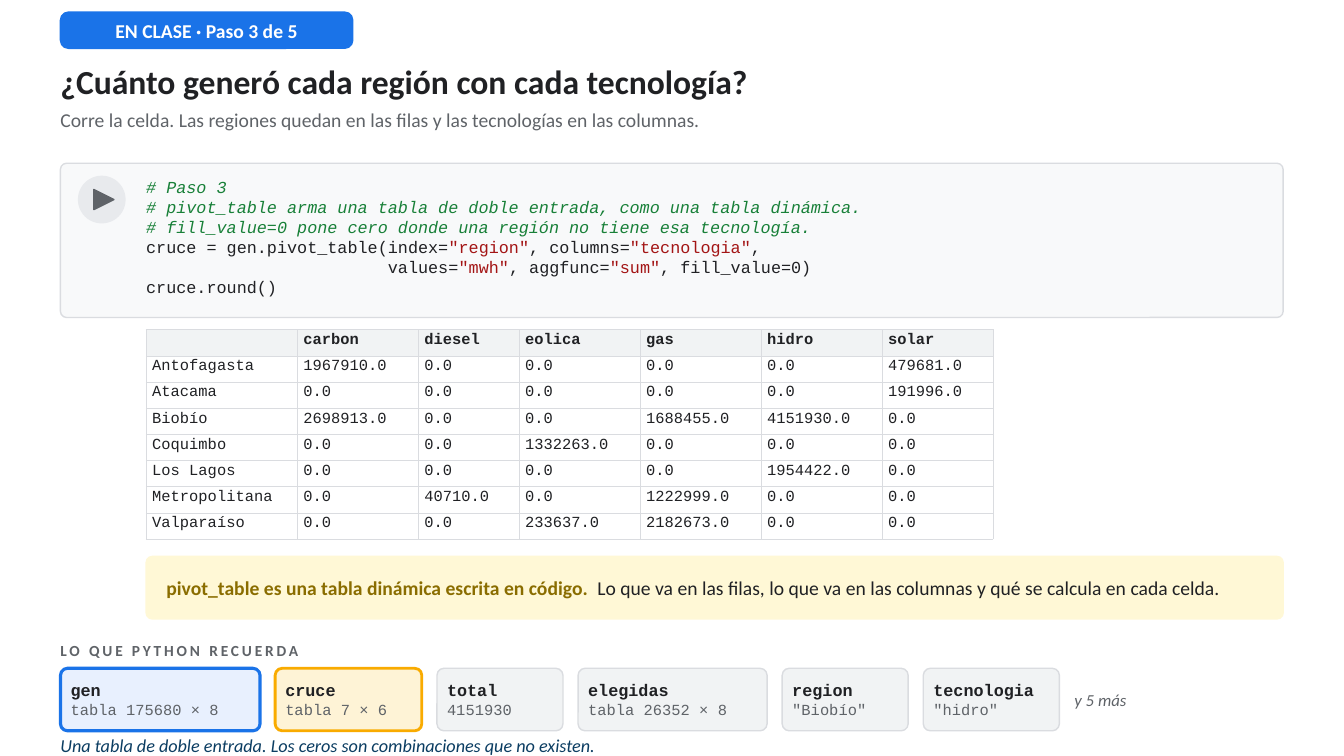
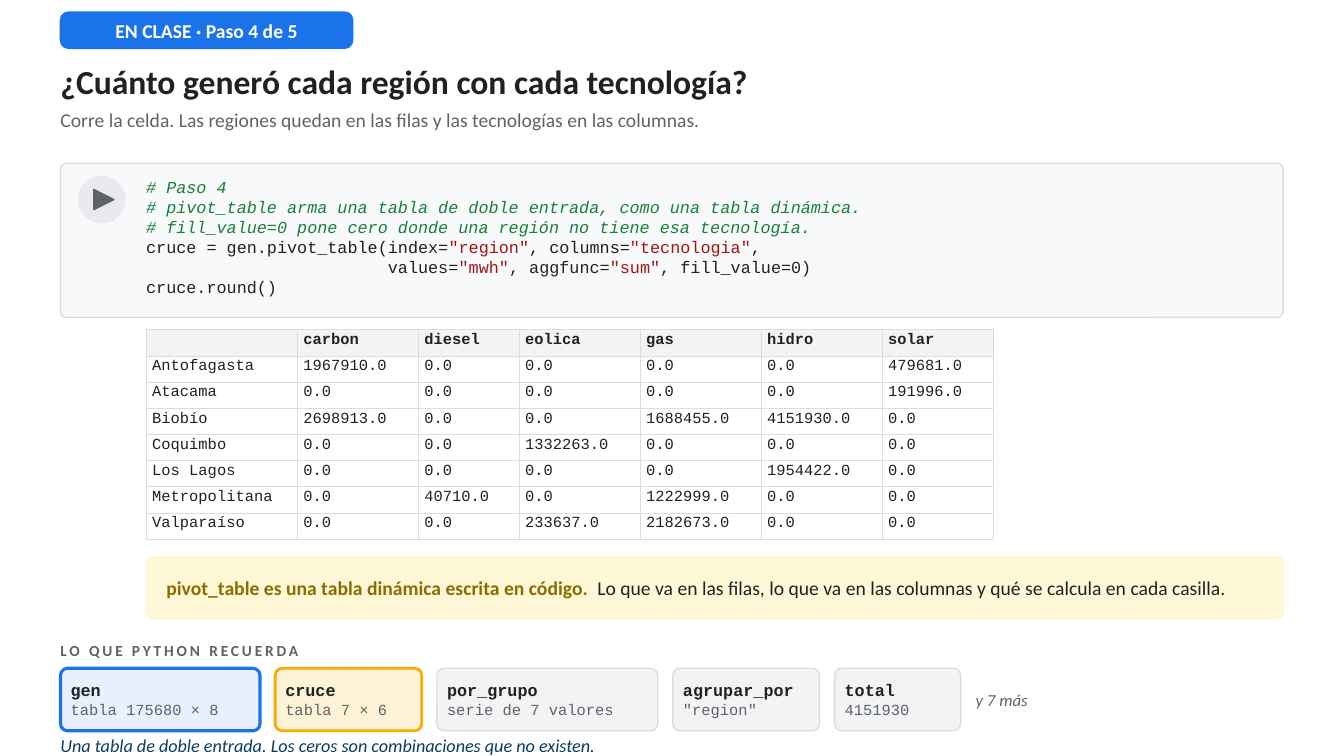
Before and after one commit to RodrigoMSB/curso-python-minergia, a slide deck: slide 24 of presentaciones/Simulador_Lab02_guiado.pptx (slide 16 before the commit). Drawn at 1344x756 pixels with LibreOffice and Linux fonts; fonts in the diff are those of the drawing. Boxes give left, top, right and bottom in pixels: in the first picture for what was removed or moved away, otherwise in the second. Text is boxed around its words. In the diff, an @@ line names an element or a change of style, - is before the commit and + after.

```diff
--- a/presentaciones/Simulador_Lab02_guiado.pptx
+++ b/presentaciones/Simulador_Lab02_guiado.pptx
@@ text at <box>115,24,298,38</box>: text changed @@
-EN CLASE · Paso 3 de 5
+EN CLASE · Paso 4 de 5
@@ text at <box>166,182,227,193</box>: text changed @@
-# Paso 3
+# Paso 4
@@ text at <box>166,581,1225,599</box>: text changed @@
-pivot_table es una tabla dinámica escrita en código. Lo que va en las filas, lo que va en las columnas y qué se calcula en cada celda.
+pivot_table es una tabla dinámica escrita en código. Lo que va en las filas, lo que va en las columnas y qué se calcula en cada casilla.
@@ rounded rectangle: place and size @@
-rounded rectangle at <box>437,668,563,731</box>
+rounded rectangle at <box>437,668,657,731</box>
@@ text added at <box>447,687,614,715</box>, 11 pt, text #5F6368 @@
+por_grupo
+serie de 7 valores
@@ rounded rectangle: place and size @@
-rounded rectangle at <box>579,668,768,731</box>
+rounded rectangle at <box>673,668,820,731</box>
@@ text at <box>683,687,794,718</box>: text changed; size 11 to 12 pt; text colour #5F6368 to #202124; bold on @@
-elegidas
-tabla 26352 × 8
+agrupar_por
+"region"
@@ text removed at <box>792,684,866,715</box> @@
-region
-"Biobío"
@@ rounded rectangle: place and size @@
-rounded rectangle at <box>782,668,908,731</box>
+rounded rectangle at <box>835,668,961,731</box>
@@ text "total": place and size @@
-text "total" at <box>447,684,512,715</box>
+text "total" at <box>845,684,910,715</box>
@@ rounded rectangle removed at <box>924,668,1060,731</box> @@
@@ text removed at <box>933,684,1034,715</box> @@
-tecnologia
-"hidro"
@@ text at <box>976,694,1027,709</box>: text changed @@
-y 5 más
+y 7 más
```
Also in this commit, not shown: 39 other slides changed, 11 slides added, 1 slide removed, 22 other files.
